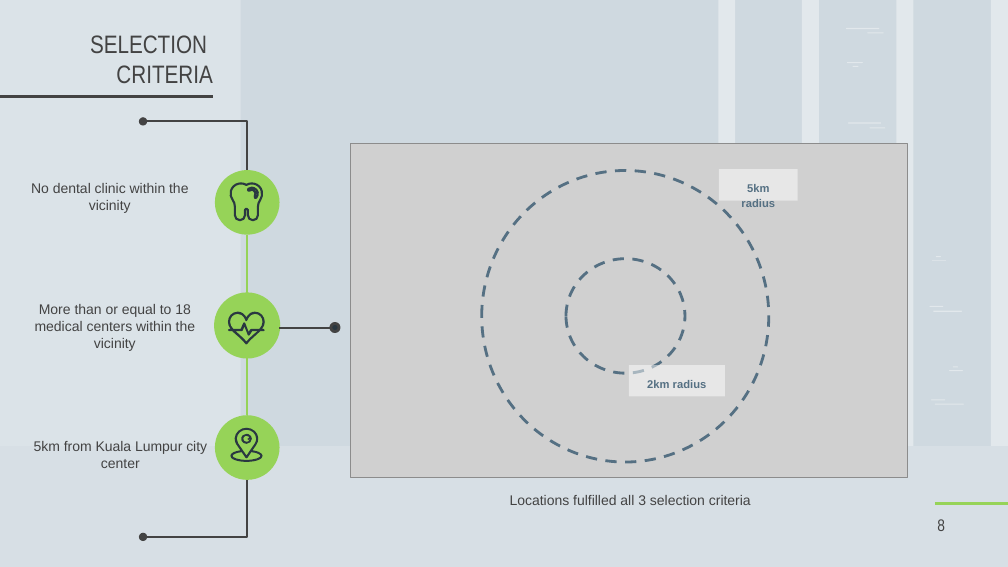
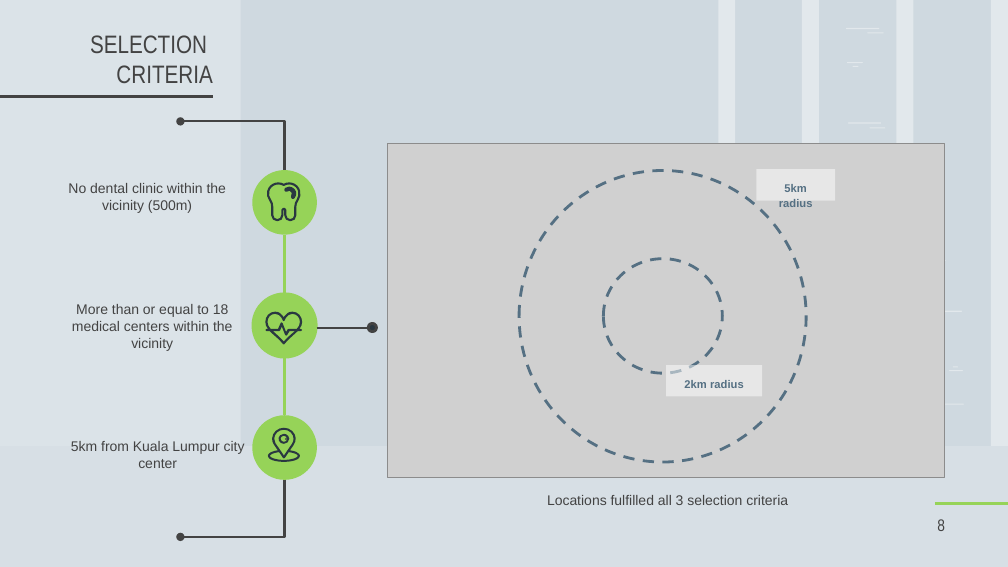
Before and after one commit to shilingt/Coursera_Capstone, a slide deck: slide 8 of Dental Clinic Location Selection.pptx. Drawn at 1008x567 pixels with LibreOffice and Linux fonts; fonts in the diff are those of the drawing; grey boxes stand for pictures. Boxes give left, top, right and bottom in pixels: in the first picture for what was removed or moved away, otherwise in the second. Text is boxed around its words. In the diff, an @@ line names an element or a change of style, - is before the commit and + after.

```diff
--- a/Dental Clinic Location Selection.pptx
+++ b/Dental Clinic Location Selection.pptx
@@ subtitle at <box>68,183,226,213</box>: text changed @@
-No dental clinic within the vicinity
+No dental clinic within the vicinity (500m)
@@ 5 ellipses, 4 freeform shapes, 2 subtitles, 2 rectangles, 2 elbow arrows, 1 picture, 1 text, 1 elbow line: place and size @@
-5 ellipses, 4 freeform shapes, 2 subtitles, 2 rectangles, 2 elbow arrows, 1 picture, 1 text, 1 elbow line at <box>34,122,907,537</box>
+5 ellipses, 4 freeform shapes, 2 subtitles, 2 rectangles, 2 elbow arrows, 1 picture, 1 text, 1 elbow line at <box>71,122,944,537</box>
@@ freeform shape removed at <box>935,256,940,257</box> @@
@@ 1 line, 1 ellipse, 1 freeform shape: place and size @@
-1 line, 1 ellipse, 1 freeform shape at <box>247,259,685,440</box>
+1 line, 1 ellipse, 1 freeform shape at <box>285,259,723,440</box>
```
Also in this commit, not shown: 8 other slides changed, 2 other files.
